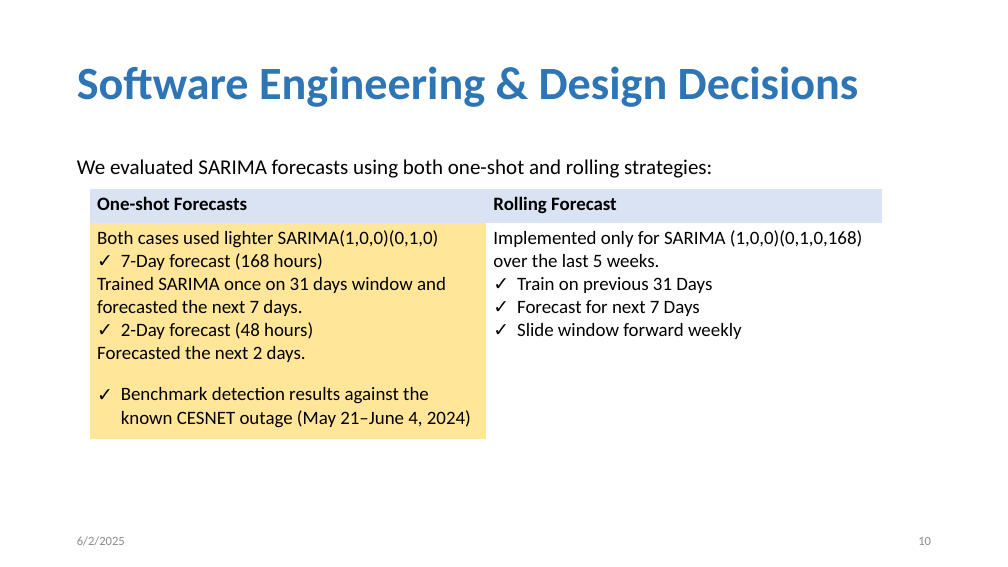
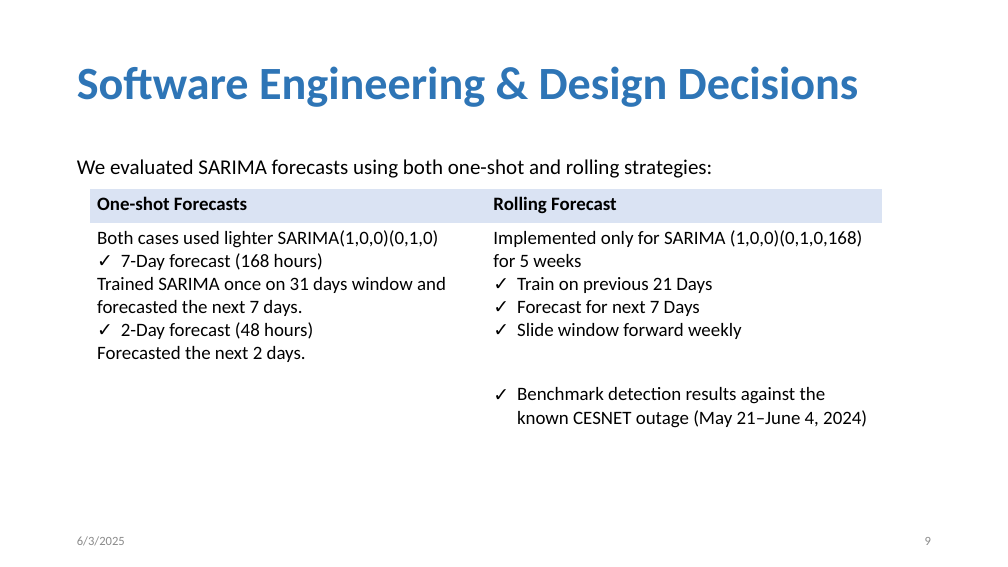
Before and after one commit to tanjilaahmed2/cesnet-anomaly-detection, a slide deck: slide 9 of LBNL Panel Interview_Tanjila.pptm (slide 10 before the commit). Drawn at 1008x567 pixels with LibreOffice and Linux fonts; fonts in the diff are those of the drawing. Boxes give left, top, right and bottom in pixels: in the first picture for what was removed or moved away, otherwise in the second. Text is boxed around its words. In the diff, an @@ line names an element or a change of style, - is before the commit and + after.

```diff
--- a/LBNL Panel Interview_Tanjila.pptm
+++ b/LBNL Panel Interview_Tanjila.pptm
@@ table at [90,189,882,454] @@
-row 2, column 2: Implemented only for SARIMA (1,0,0)(0,1,0,168) over the last 5 weeks. / Train on previous 31 Days / Forecast for next 7 Days / Slide window forward weekly
+row 2, column 2: Implemented only for SARIMA (1,0,0)(0,1,0,168) for 5 weeks / Train on previous 21 Days / Forecast for next 7 Days / Slide window forward weekly
-row 3, column 1: Benchmark detection results against the known CESNET outage (May 21–June 4, 2024)
+row 3, column 1: 
-row 3, column 2: 
+row 3, column 2: Benchmark detection results against the known CESNET outage (May 21–June 4, 2024)
@@ fill #FFE699 to #FFFFFF in 2 cells @@
@@ page number at [925,537,931,545]: text changed @@
-10
+9
```
Also in this commit, not shown: 22 other slides changed, 7 slides removed.
